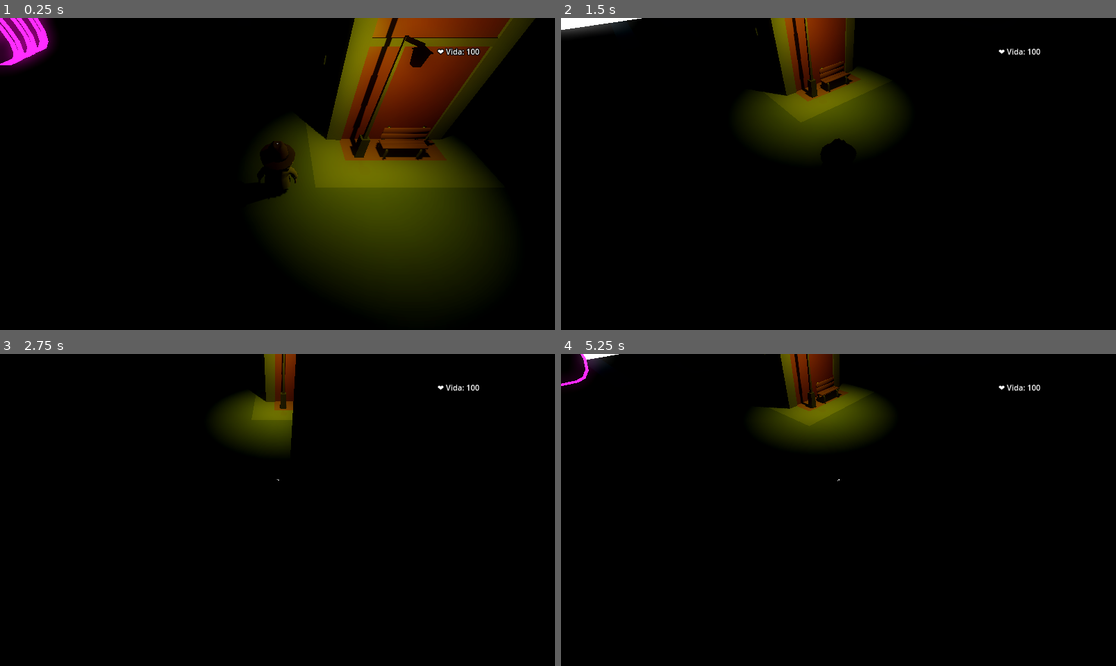
Above: before the commit, frames 1-4 (two rows, left to right).
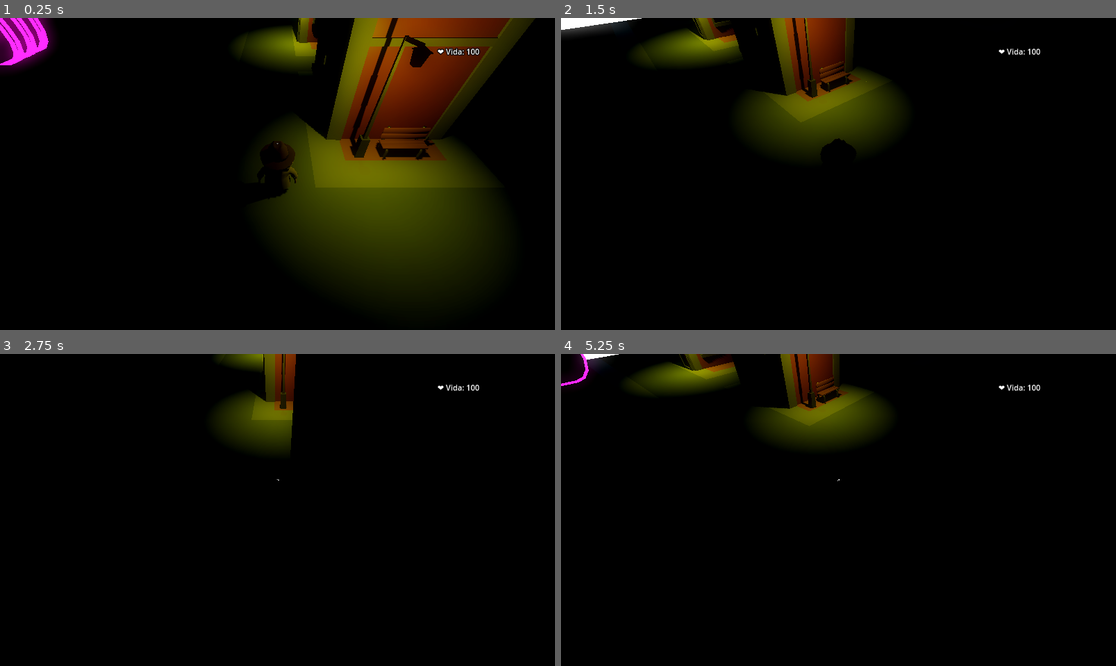
Above: after the commit, the same moments.

Repository: jphants/delivery-man
Game: Godot game, scene res://Level/Level1.tscn
Two runs of this game, one before a commit and one after it. Both use one fixed random seed, a clock stepped at 60 frames per second and the inputs below.
Inputs:
- Up to frame 1 (0.25 s): no input
- Up to frame 2 (1.5 s): tap Enter at 0.5 s; hold Right (ui_right) 0.53-1.28 s; tap Q (camera_left) at 0.6 s; hold Down (ui_down) from 1.28 s (still down); tap E (camera_right) at 1.35 s
- Up to frame 3 (2.75 s): release Down (ui_down) at 2.03 s; hold Right (ui_right) from 2.03 s (still down); tap Space (interact) at 2.1 s
- Up to frame 4 (5.25 s): tap Space (interact) at 2.75, 4.35 s; release Right (ui_right) at 2.78 s; hold Up (ui_up) 2.78-3.53 s; tap Q (camera_left) at 2.85, 5.1 s; hold Left (ui_left) 3.53-5.03 s; tap E (camera_right) at 3.6 s; hold Down (ui_down) from 5.03 s (still down)

The runs differ from the first frame. In frame 1, 1.6% of the frame differs, in the area x 42-58%, y 0-17%; in frame 2, 1.8%, in the area x 13-56%, y 0-23%; in frame 3, 0.3%; in frame 4, 1.6%.

Commit message:
add lights

Diff:
--- a/Level/Level1.tscn
+++ b/Level/Level1.tscn
@@ -249,7 +249,52 @@
 [node name="Node3D" parent="Lights" instance=ExtResource("13_6ds1n")]
 transform = Transform3D(1, 0, 0, 0, 1, 0, 0, 0, 1, 2.4341786, 0.9936873, -1.2474376)
 
+[node name="Node3D4" parent="Lights" instance=ExtResource("13_6ds1n")]
+transform = Transform3D(-1, 0, -8.742278e-08, 0, 1, 0, 8.742278e-08, 0, -1, 29.218977, 0, 4.314261)
+
+[node name="Node3D5" parent="Lights" instance=ExtResource("13_6ds1n")]
+transform = Transform3D(1, 0, 0, 0, 1, 0, 0, 0, 1, 40.29276, 0, -5.001498)
+
+[node name="Node3D6" parent="Lights" instance=ExtResource("13_6ds1n")]
+transform = Transform3D(1, 0, 0, 0, 1, 0, 0, 0, 1, 1.2643375, 0, -11.412516)
+
+[node name="Node3D7" parent="Lights" instance=ExtResource("13_6ds1n")]
+transform = Transform3D(-4.371139e-08, 0, -1, 0, 1, 0, 1, 0, -4.371139e-08, 11.055861, 0, -16.801048)
+
+[node name="Node3D8" parent="Lights" instance=ExtResource("13_6ds1n")]
+transform = Transform3D(1, 0, 0, 0, 1, 0, 0, 0, 1, 17.241337, 0, -15.7914095)
+
+[node name="Node3D2" parent="Lights" instance=ExtResource("13_6ds1n")]
+transform = Transform3D(1, 0, 0, 0, 1, 0, 0, 0, 1, 29.661161, 0, -8.632222)
+
+[node name="Node3D9" parent="Lights" instance=ExtResource("13_6ds1n")]
+transform = Transform3D(-1, 0, -8.742278e-08, 0, 1, 0, 8.742278e-08, 0, -1, 51.01533, 0, -10.816366)
+
+[node name="Node3D10" parent="Lights" instance=ExtResource("13_6ds1n")]
+transform = Transform3D(-1, 0, -8.742278e-08, 0, 1, 0, 8.742278e-08, 0, -1, 46.956623, 0, 6.7101316)
+
+[node name="Node3D11" parent="Lights" instance=ExtResource("13_6ds1n")]
+transform = Transform3D(-4.371139e-08, 0, -1, 0, 1, 0, 1, 0, -4.371139e-08, 64.76845, 0, 2.0814042)
+
+[node name="Node3D12" parent="Lights" instance=ExtResource("13_6ds1n")]
+transform = Transform3D(-4.371139e-08, 0, -1, 0, 1, 0, 1, 0, -4.371139e-08, 65.057274, 0, -9.194082)
+
 [node name="Props" type="Node3D" parent="."]
 
 [node name="Node3D" parent="Props" instance=ExtResource("14_ihfob")]
 transform = Transform3D(1, 0, 0, 0, 1, 0, 0, 0, 1, 3.6040967, 1.1141579, -1.191366)
+
+[node name="Node3D2" parent="Props" instance=ExtResource("14_ihfob")]
+transform = Transform3D(1, 0, 0, 0, 1, 0, 0, 0, 1, 29.007645, 1.0031683, -7.682666)
+
+[node name="Node3D3" parent="Props" instance=ExtResource("14_ihfob")]
+transform = Transform3D(-4.371139e-08, 0, -1, 0, 1, 0, 1, 0, -4.371139e-08, 30.126547, 0.9276414, -6.637164)
+
+[node name="Node3D4" parent="Props" instance=ExtResource("14_ihfob")]
+transform = Transform3D(-4.371139e-08, 0, 1, 0, 1, 0, -1, 0, -4.371139e-08, 27.751436, 0.89171696, -6.868235)
+
+[node name="Node3D5" parent="Props" instance=ExtResource("14_ihfob")]
+transform = Transform3D(1, 0, 0, 0, 1, 0, 0, 0, 1, 9.709833, 1.3424425, -16.649004)
+
+[node name="Node3D6" parent="Props" instance=ExtResource("14_ihfob")]
+transform = Transform3D(-1, 0, -8.742278e-08, 0, 1, 0, 8.742278e-08, 0, -1, 49.980618, 1.0227501, -10.938806)
Not shown: 1 places in Level/Level1.tscn that only renumber resources
